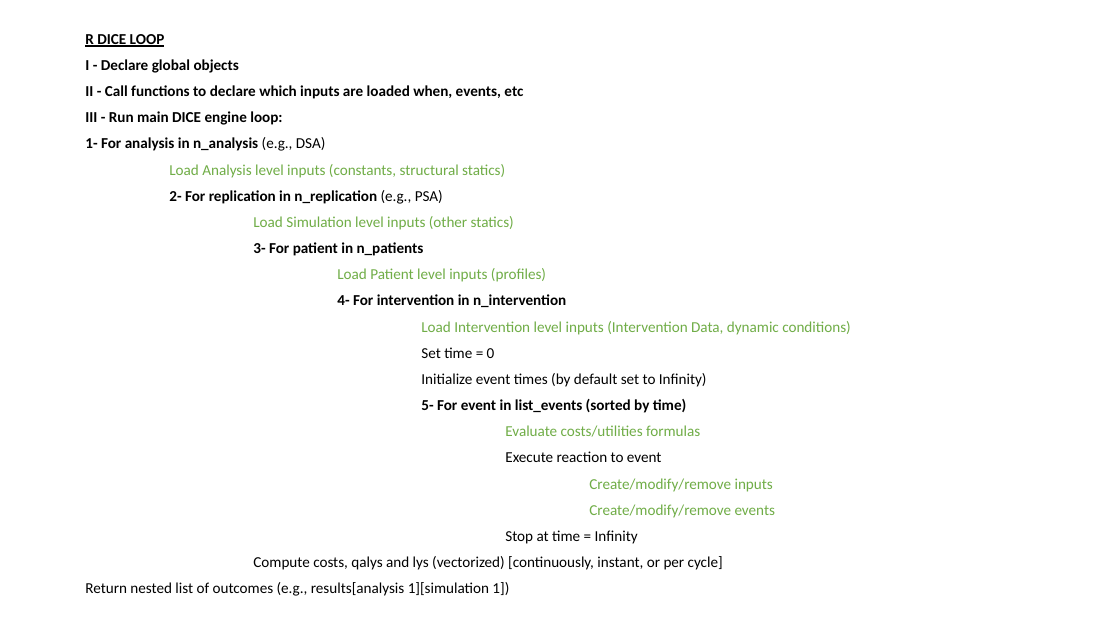
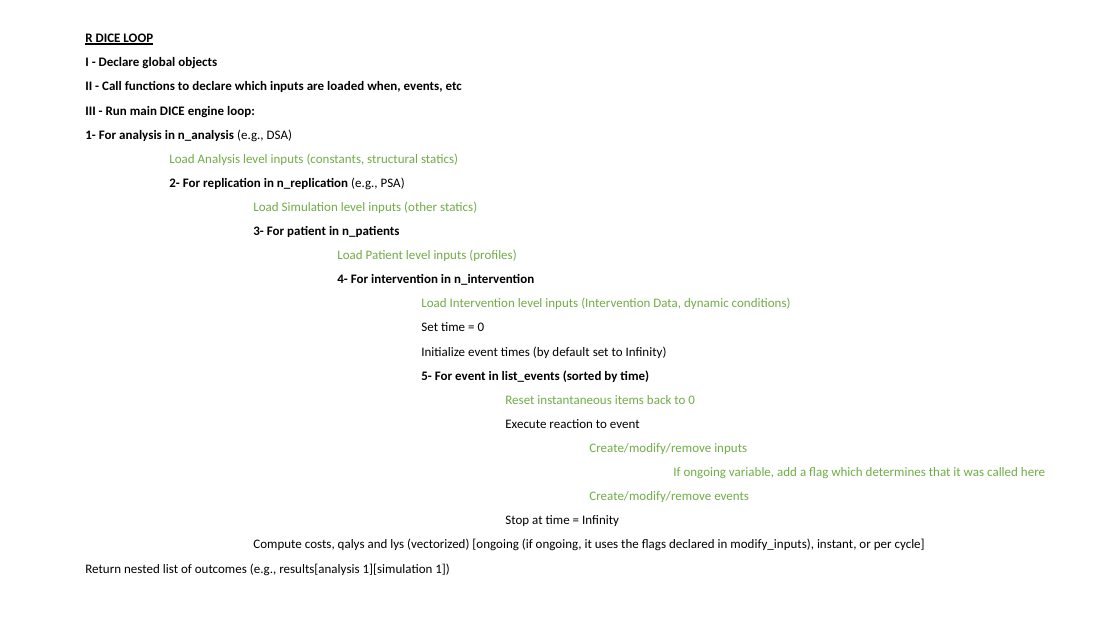
Before and after one commit to jsanchezalv/WARDEN, a slide deck: slide 1 of other docs/RDICE_loop.pptx. Drawn at 1120x630 pixels with LibreOffice and Linux fonts; fonts in the diff are those of the drawing. Boxes give left, top, right and bottom in pixels: in the first picture for what was removed or moved away, otherwise in the second. Text is boxed around its words. In the diff, an @@ line names an element or a change of style, - is before the commit and + after.

```diff
--- a/other docs/RDICE_loop.pptx
+++ b/other docs/RDICE_loop.pptx
@@ text at [85,31,791,576]: size 12.9 to 11.1 pt in "R DICE LOOP", "I - Declare global objects", "II - Call functions to declare which ...", "III - Run main DICE engine loop:" and 16 more places @@
@@ text at [505,395,695,404]: text changed; size 12.9 to 11.1 pt @@
-Evaluate costs/utilities formulas
+Reset instantaneous items back to 0
@@ text at [673,467,1045,478]: paragraph added @@
+If ongoing variable, add a flag which determines that it was called here
@@ text at [253,538,925,551]: text changed; size 12.9 to 11.1 pt @@
-Compute costs, qalys and lys (vectorized) [continuously, instant, or per cycle]
+Compute costs, qalys and lys (vectorized) [ongoing (if ongoing, it uses the flags declared in modify_inputs), instant, or per cycle]
```
Also in this commit, not shown: 1 other file.
